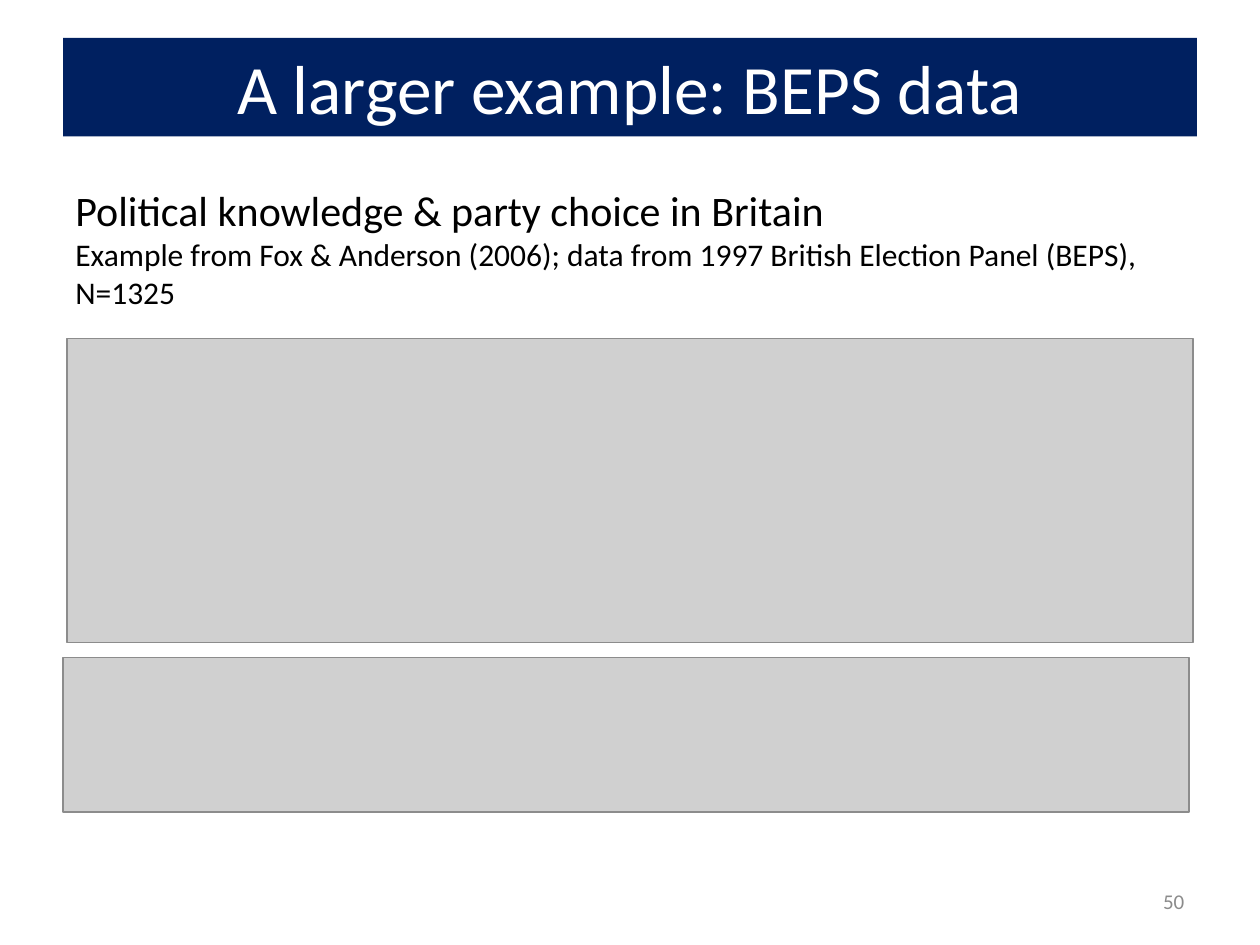
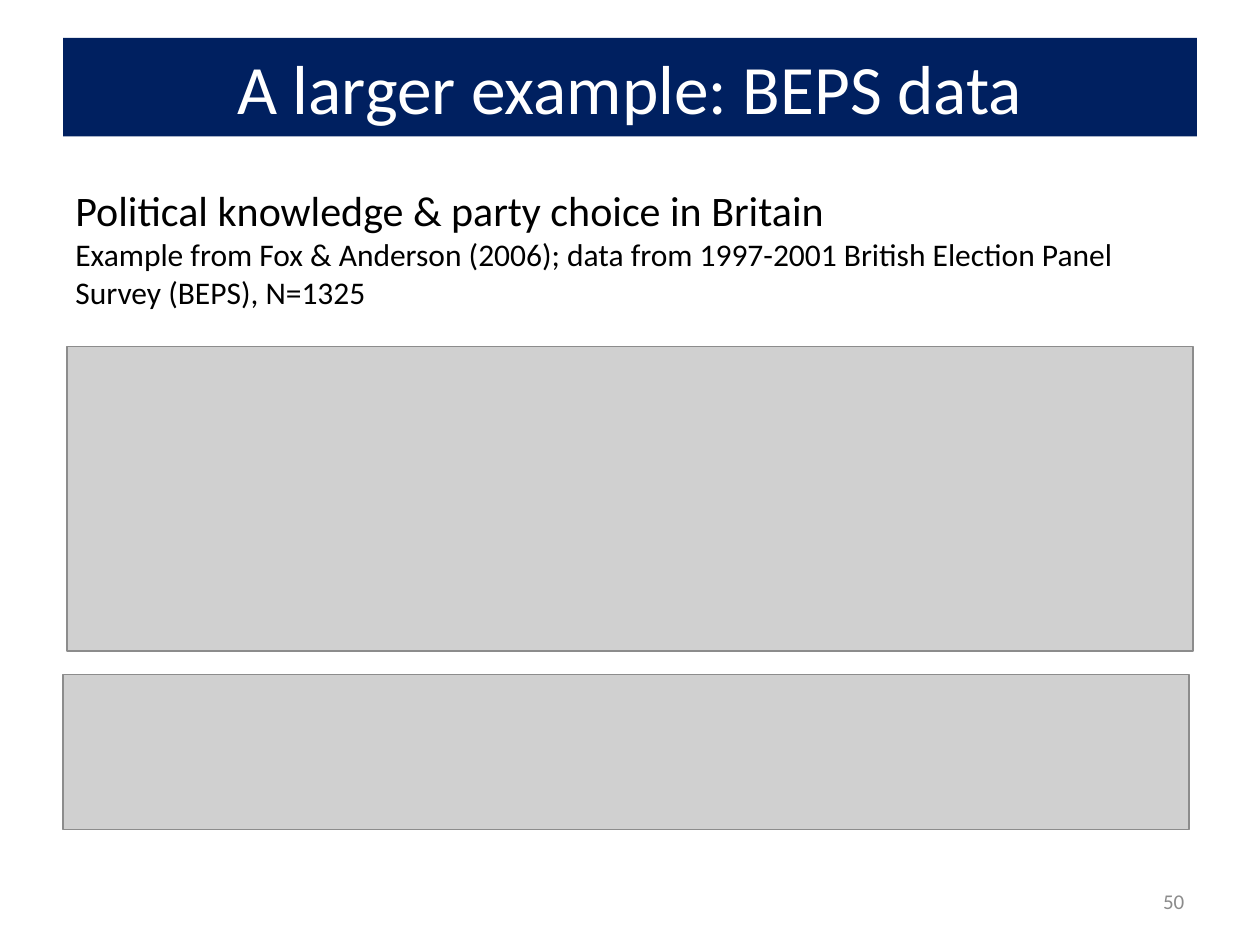
Before and after one commit to friendly/psy6136, a slide deck: slide 50 of lectures/07-logistic2.pptx. Drawn at 1260x945 pixels with LibreOffice and Linux fonts; fonts in the diff are those of the drawing; grey boxes stand for pictures. Boxes give left, top, right and bottom in pixels: in the first picture for what was removed or moved away, otherwise in the second. Text is boxed around its words. In the diff, an @@ line names an element or a change of style, - is before the commit and + after.

```diff
--- a/lectures/07-logistic2.pptx
+++ b/lectures/07-logistic2.pptx
@@ text at [75,243,1112,309]: text changed @@
-Example from Fox & Anderson (2006); data from 1997 British Election Panel (BEPS), N=1325
+Example from Fox & Anderson (2006); data from 1997-2001 British Election Panel Survey (BEPS), N=1325
@@ picture: place and size @@
-picture at [67,339,1193,644]
+picture at [67,346,1193,651]
@@ picture: place and size @@
-picture at [63,658,1189,813]
+picture at [63,674,1189,829]
```
Also in this commit, not shown: 23 other slides changed, 1 slide added, 1 slide removed, 7 other files.
